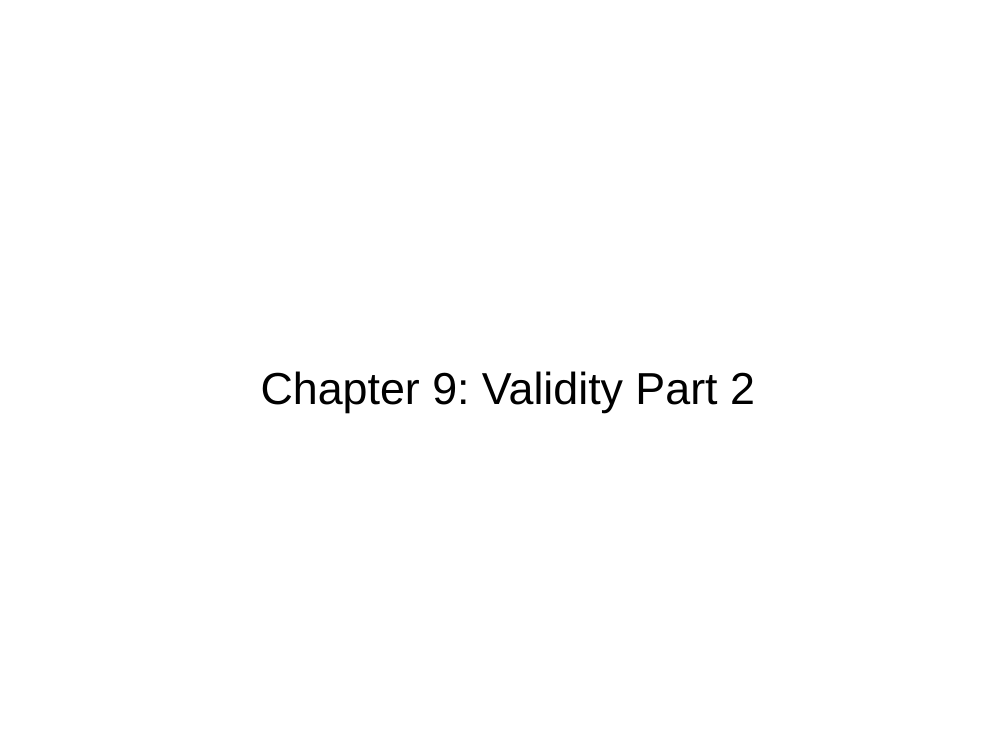
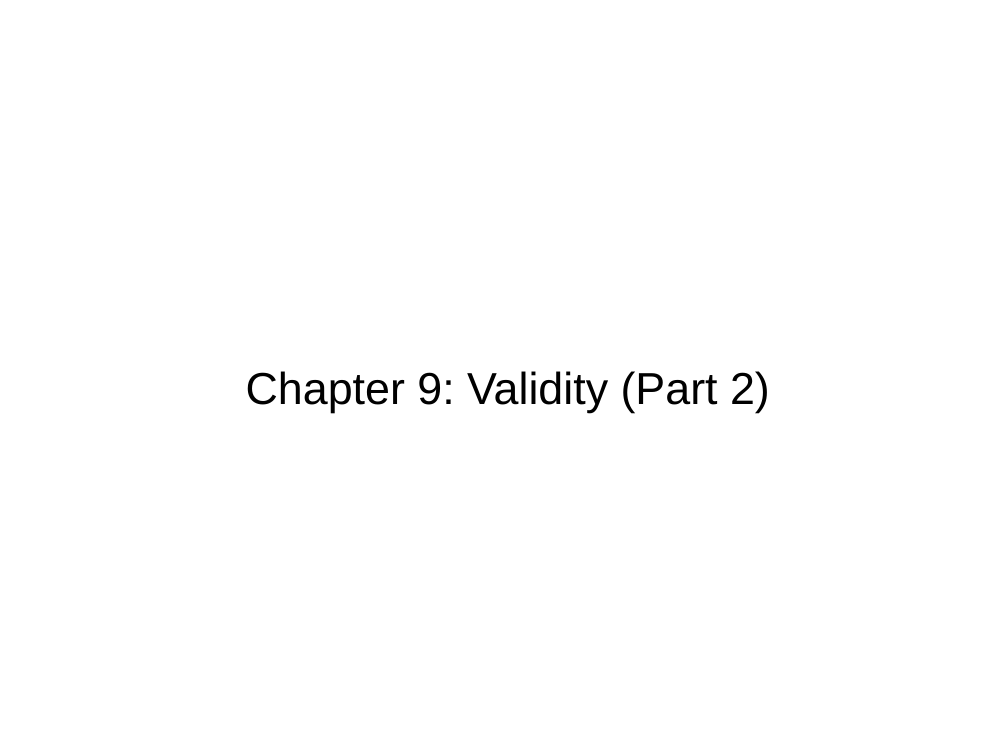
Before and after one commit to npm27/Teaching-Materials, a slide deck: slide 1 of Tests and Eval/Slides/8 Chapter 9.pptx. Drawn at 1008x756 pixels with LibreOffice and Linux fonts; fonts in the diff are those of the drawing. Boxes give left, top, right and bottom in pixels: in the first picture for what was removed or moved away, otherwise in the second. Text is boxed around its words. In the diff, an @@ line names an element or a change of style, - is before the commit and + after.

```diff
--- a/Tests and Eval/Slides/8 Chapter 9.pptx
+++ b/Tests and Eval/Slides/8 Chapter 9.pptx
@@ title at [246,371,770,413]: text changed @@
-Chapter 9: Validity Part 2
+Chapter 9: Validity (Part 2)
```
Also in this commit, not shown: 2 other files.
